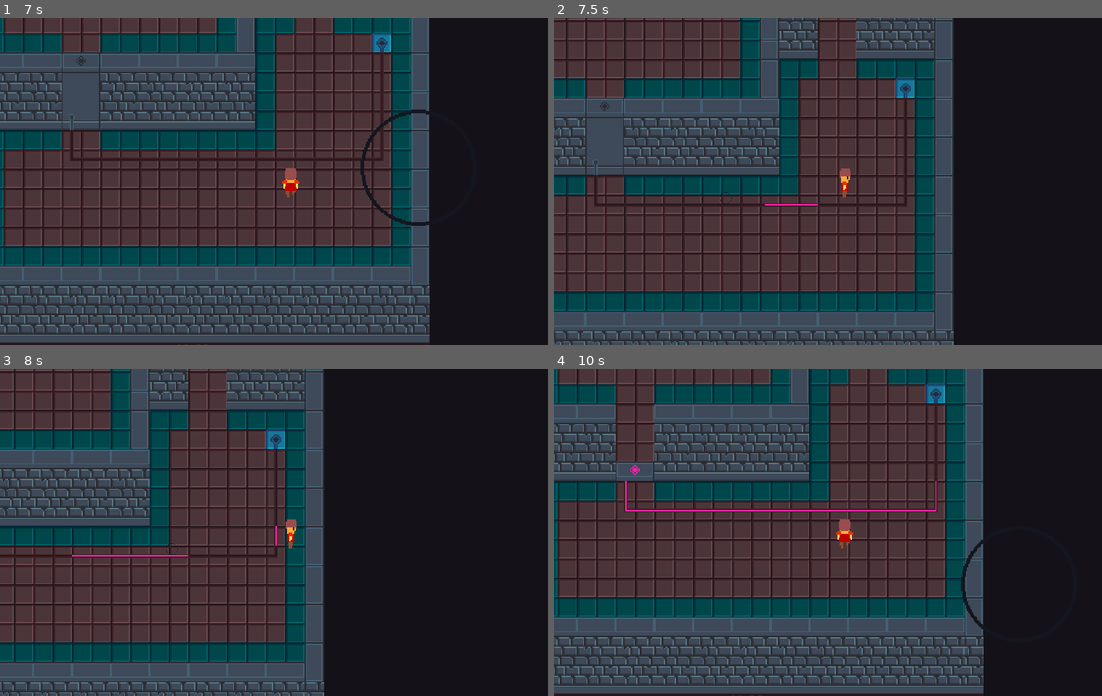
Above: before the commit, frames 1-4 (two rows, left to right).
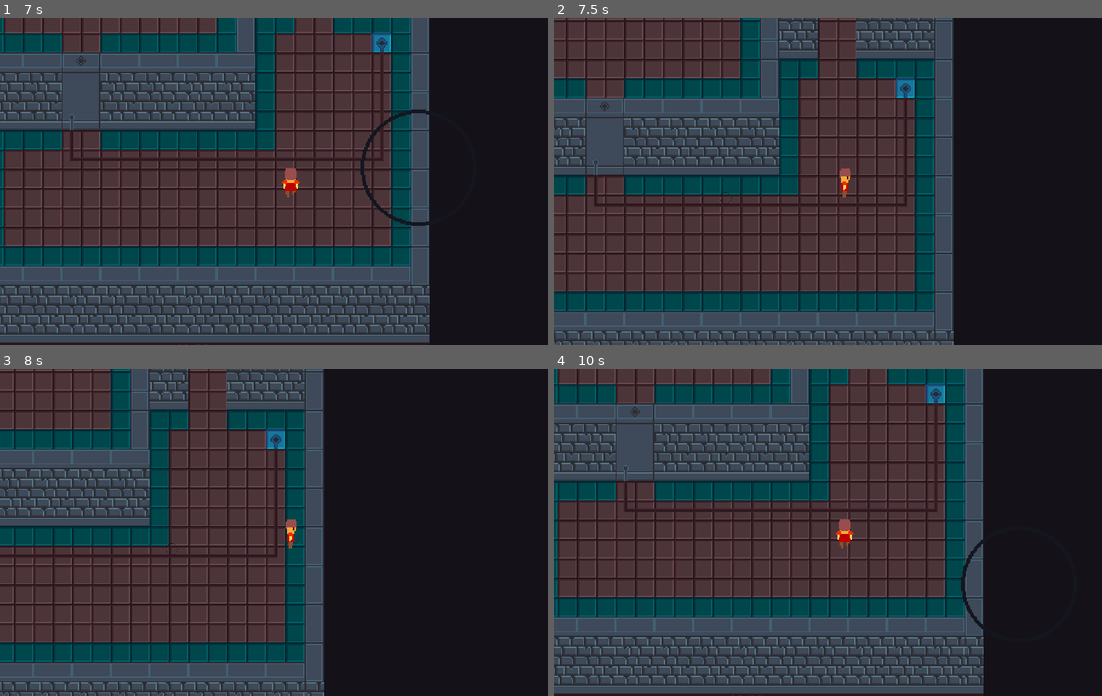
Above: after the commit, the same moments.

Repository: JeremyLiau/Looking-Glass
Game: Godot game, scene res://Scenes/Levels/Level1.tscn
Same seed, same stepped clock (60 frames per second), same inputs: the game is played once before the commit and once after it.
Inputs (mouse positions are in pixels of both pictures, inside the frame that each line leads up to):
- Up to frame 1 (7 s): tap Enter (ui_accept) at 0.5, 0.6, 0.77, 1.07, 1.52, 1.55, 1.82, 2, 2.1, 3.02, 3.05, 3.32, 3.6, 3.77, 4.07, 4.52, 4.55, 4.82, 5.1, 6.02, 6.05, 6.32, 6.6, 6.77 s; move the mouse to (416, 165) at 0.52 s; hold Right (ui_right) 0.53-1.28 s; move the mouse to (175, 197) at 1.27 s; hold Down (ui_down) 1.28-2.03 s; click (175, 197) at 1.35 s; move the mouse to (350, 109) at 2.02 s; hold Right (ui_right) 2.03-2.78 s; move the mouse to (263, 246) at 2.77 s; hold Up (ui_up) 2.78-3.53 s; click (263, 246) at 2.85 s; move the mouse to (465, 230) at 3.52 s; hold Left (ui_left) 3.53-5.03 s; move the mouse to (115, 132) at 4.27 s; click (115, 132) at 4.35 s; move the mouse to (317, 181) at 5.02 s; hold Down (ui_down) 5.03-5.78 s; move the mouse to (202, 99) at 5.77 s; hold Right (ui_right) 5.78-6.53 s; click (202, 99) at 5.85 s; move the mouse to (416, 165) at 6.52 s; hold Up (ui_up) from 6.53 s (still down)
- Up to frame 2 (7.5 s): tap Enter (ui_accept) at 7.07 s; move the mouse to (729, 197) at 7.27 s; release Up (ui_up) at 7.28 s; hold Right (ui_right) from 7.28 s (still down); click (729, 197) at 7.35 s
- Up to frame 3 (8 s): keep holding Right (ui_right); tap Enter (ui_accept) at 7.52, 7.55, 7.82 s
- Up to frame 4 (10 s): move the mouse to (904, 460) at 8.02 s; release Right (ui_right) at 8.03 s; hold Down (ui_down) 8.03-8.78 s; tap Enter (ui_accept) at 8.1, 9.02, 9.05, 9.32, 9.6, 9.77 s; move the mouse to (817, 597) at 8.77 s; hold Left (ui_left) 8.78-9.53 s; click (817, 597) at 8.85 s; move the mouse to (1019, 581) at 9.52 s; hold Up (ui_up) from 9.53 s (still down)

Frame 1 is identical in both runs. In frame 2, less than 0.1% of the frame differs, in the area x 38-49%, y 56-58%; in frame 3, 0.1%; in frame 4, 1.7%, in the area x 11-70%, y 10-44%.

Commit message:
Removed player ability to interact with powerlines

Diff:
--- a/Scripts/Lever.gd
+++ b/Scripts/Lever.gd
@@ -6,7 +6,7 @@
 func _ready():
 	pass # Replace with function body.
 
-func on_interact ():
+func lever_toggle():
 	if(anim.frame == 0):
 		anim.frame = 1
 		illusionToggleMembers = get_tree().get_nodes_in_group("Toggle")
--- a/Scripts/Player.gd
+++ b/Scripts/Player.gd
@@ -45,5 +45,5 @@
 func try_interact():
 	raycast.cast_to = facingDir * interactDist
 	if raycast.is_colliding():
-		if raycast.get_collider().has_method("on_interact"):
-			raycast.get_collider().on_interact()
+		if raycast.get_collider().has_method("lever_toggle"):
+			raycast.get_collider().lever_toggle()
